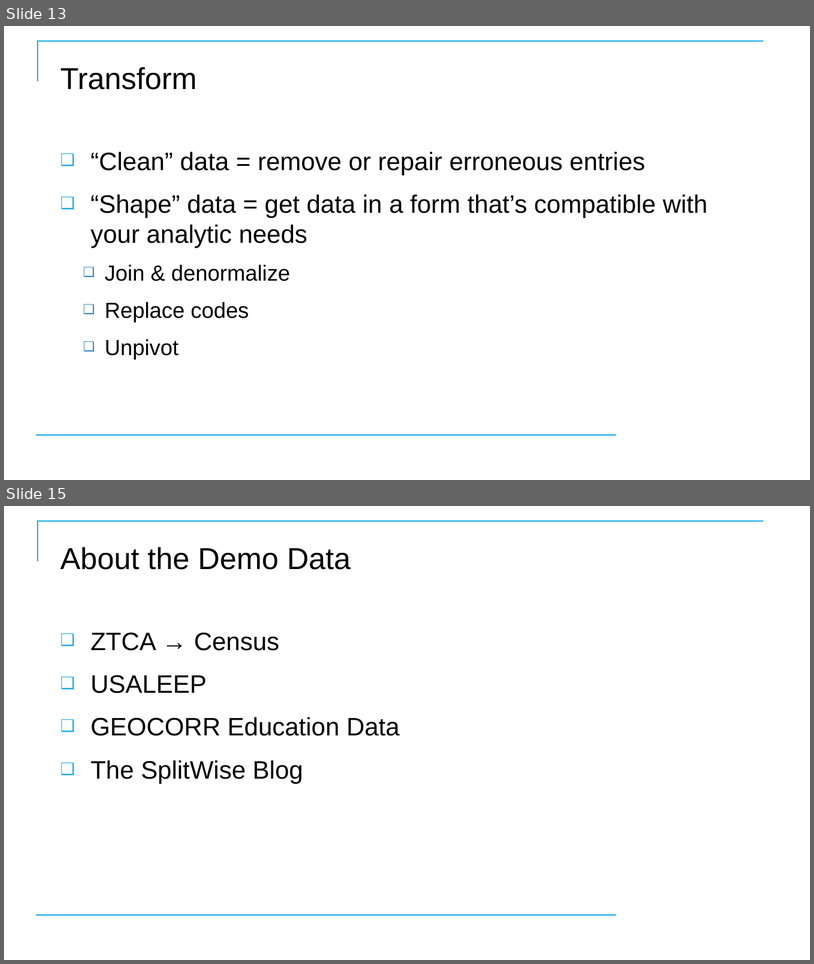
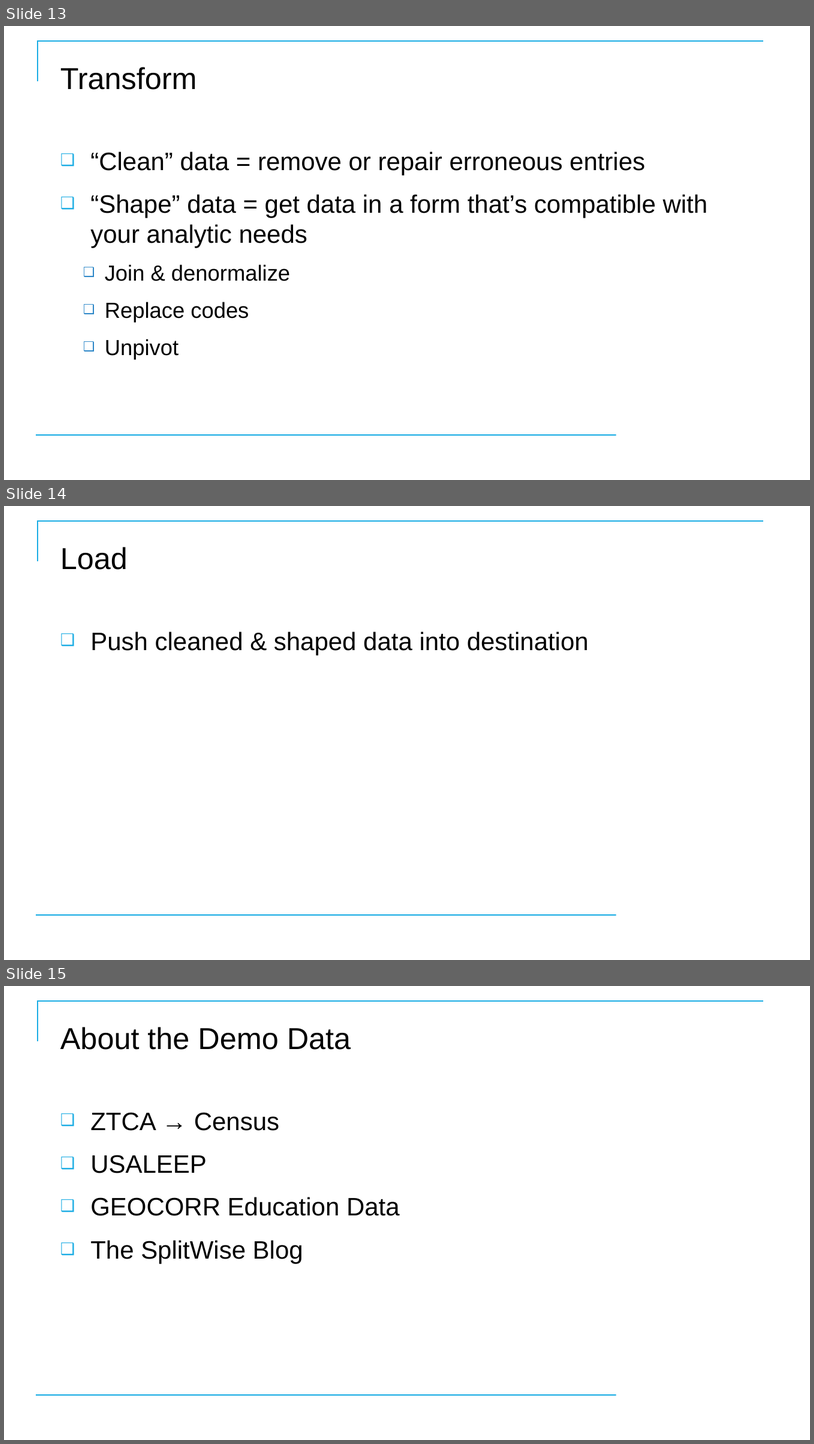
Before and after one commit to CostelloTechnicalConsulting/XTBP10---Tableau-Prep-Introduction, a slide deck: ppt/TableauPrepBuilderIntroV1_1.pptx. Shown one above the other, each under a label of ours: slides 13 and 15 before the commit, slides 13, 14 and 15 after it; the slides between them are not shown. The pictures are 814x964 and 814x1444 pixels, drawn with LibreOffice and Linux fonts; fonts in the diff are those of the drawing; background and template pictures are left out. Boxes give left, top, right and bottom in pixels: in the first picture for what was removed or moved away, otherwise in the second. Text is boxed around its words. In the diff, an @@ line names an element or a change of style, - is before the commit and + after.

```diff
--- a/ppt/TableauPrepBuilderIntroV1_1.pptx
+++ b/ppt/TableauPrepBuilderIntroV1_1.pptx
@@ slide 14 added at (4,506,810,960), background #FFFFFF; not listed: 2 template elements that a slide beside it also shows @@
@@ title added at (60,547,128,570), 36 pt, text #000000 @@
+Load
@@ text added at (90,631,589,655), 30 pt, text #000000 @@
+❑ Push cleaned & shaped data into destination
```
Also in this commit, not shown: 2 slides changed, 3 other slides added, 2 slides removed.
